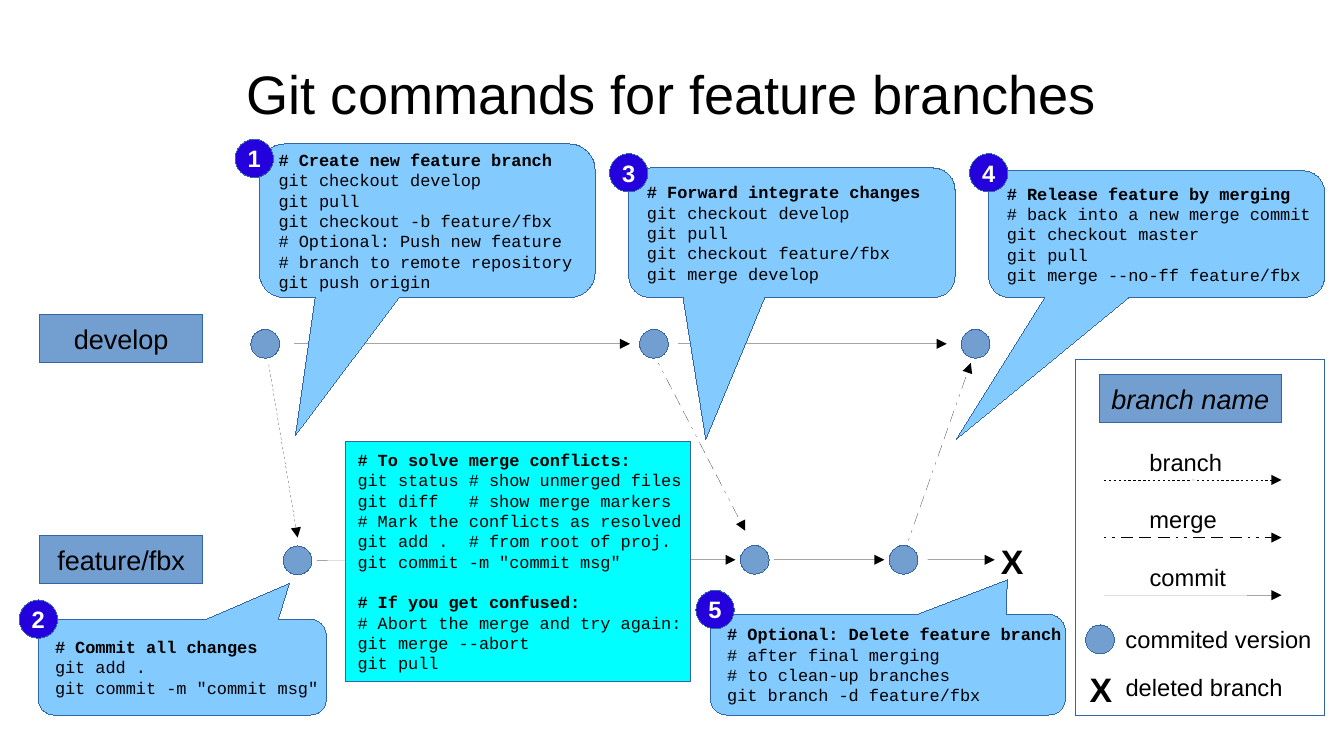
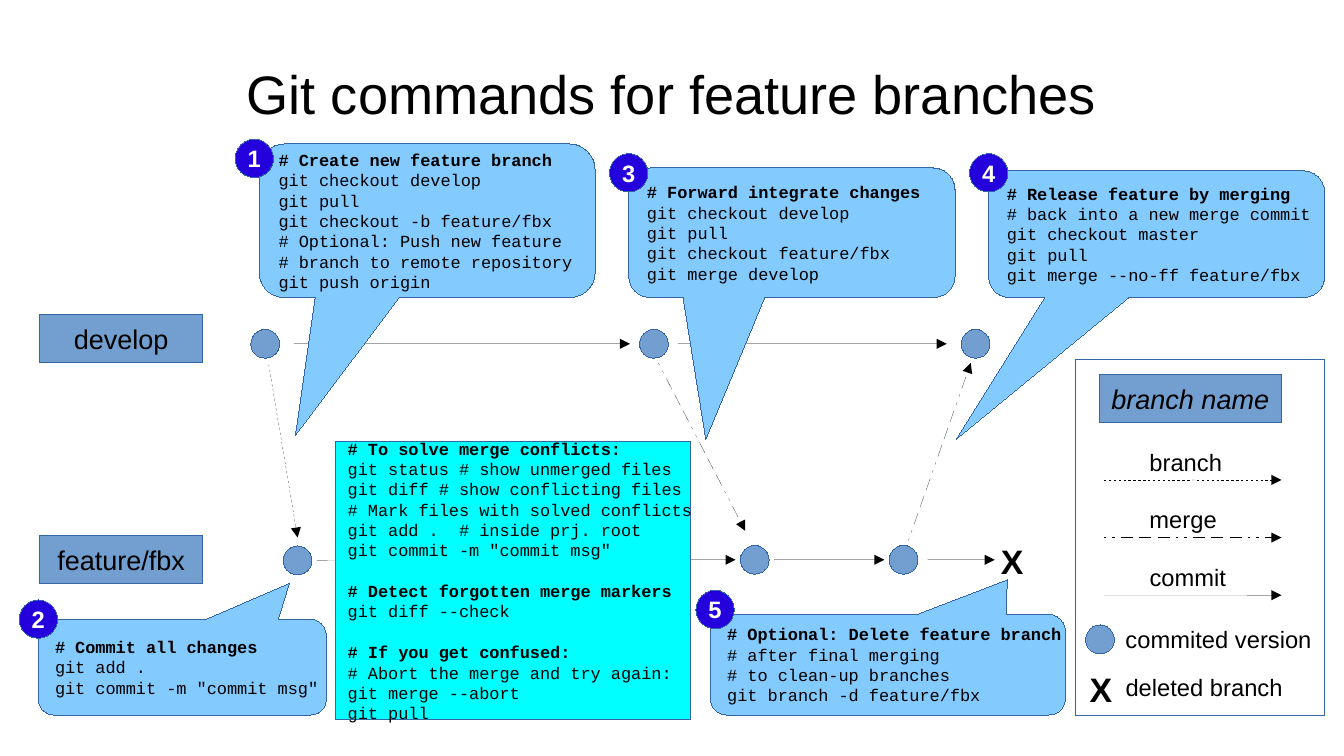
Before and after one commit to aryoda/git_essentials, a slide deck: slide 14 of Introduction to Git collaboration workflows.odp. Drawn at 1344x756 pixels with LibreOffice and Linux fonts; fonts in the diff are those of the drawing. Boxes give left, top, right and bottom in pixels: in the first picture for what was removed or moved away, otherwise in the second. Text is boxed around its words. In the diff, an @@ line names an element or a change of style, - is before the commit and + after.

```diff
--- a/Introduction to Git collaboration workflows.odp
+++ b/Introduction to Git collaboration workflows.odp
@@ rectangle "# To solve merge conflicts:": place and size @@
-rectangle "# To solve merge conflicts:" at (345, 441, 690, 682)
+rectangle "# To solve merge conflicts:" at (335, 441, 690, 720)
@@ text in rectangle at (348, 483, 692, 540): text changed @@
-git diff # show merge markers
-# Mark the conflicts as resolved
-git add . # from root of proj.
+git diff # show conflicting files
+# Mark files with solved conflicts
+git add . # inside prj. root
@@ text in rectangle at (348, 585, 672, 621): paragraphs added @@
+# Detect forgotten merge markers
+git diff --check
```
Also in this commit, not shown: 5 other slides changed, 3 slides added.
